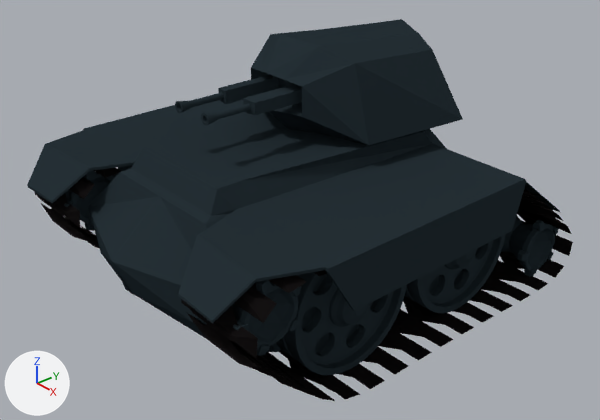
Before and after pictures for a commit that changed the Blender file Assets/BlenderFiles/attempting animations/fixing small tank.blend.
The view is the same before and after, from a 50 mm camera at (8.58, -7.7, 5.4) aimed at (0.11, -0.36, -0.24). The axes (+X, +Y, +Z) are drawn at lower left. The lights are the same throughout.

Names of what the first picture shows: 'Body', 'TrackGears', 'TrackGears.001', 'TrackWheels', 'Turret', 'tracks', 'tracks.001'.
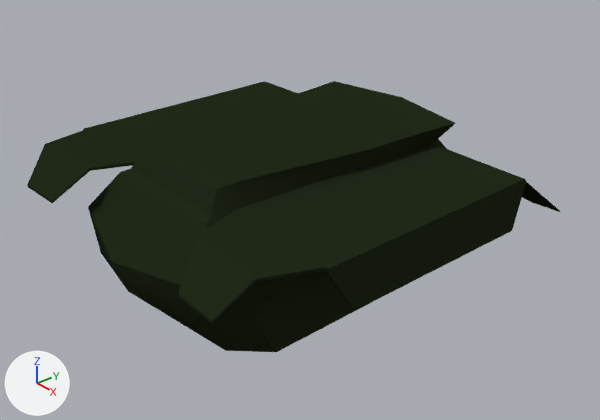
ob_trackcurve_001 is not drawn itself; it is the parent of ob_tracks_001, ob_trackgears_001, ob_trackwheels_001.

Diff of the bpy script that builds the scene:
```diff
--- a/Assets/BlenderFiles/attempting animations/fixing small tank.blend.py
+++ b/Assets/BlenderFiles/attempting animations/fixing small tank.blend.py
@@ mat_tankmetal @@
 mat_tankmetal = diffuse_material('TankMetal')
-mat_tankmetal.base_color = (0.0195, 0.0304, 0.0374)  # dark blue #263136
+mat_tankmetal.base_color = (0.0162, 0.0236, 0.0104)  # black #222a1a
@@ me_cube_003 @@
 # used by ob_turret; location = (0.0, 0.97, 2.32); scale = (1.25, 1.25, 1.25)
-me_cube_003.from_pydata(...)  # 520 vertices, 425 faces; spans x -1.12..1.12, y -2.47..0.77, z -1.29..0.01
+me_cube_003.from_pydata(...)  # 948 vertices, 425 faces; spans x -1.05..1.1, y -2.47..0.82, z -1.29..0.01
+# me_cube_003 part 1: 1 vertex moved from x 0.0, y 0.77, z -0.99 to x 0.0, y 0.82, z -0.99; 3 vertices removed from x -1.12..1.12, y -0.82..0.59, z -1.0; 271 vertices added at x -1.05..1.1, y -1.92..0.82, z -1.29..0.01
+# me_cube_003 part 2: 168 kept faces spanning x -0.44..0.44, y -2.47..0.28, z -1.29..-0.46 are now shaded smooth
 me_cube_003.materials.append(mat_tankmetal)
@@ me_cube @@
-me_cube.from_pydata(...)  # 70 vertices, 63 faces; spans x -0.06..2.83, y -3.51..3.47, z -1.33..1.0
+me_cube.from_pydata(...)  # 84 vertices, 76 faces; spans x 0.0..2.83, y -3.51..3.47, z -1.33..1.0
+# me_cube part 3
+# 13 faces are deleted
+# 4 vertices move from x -0.06..1.24, y -3.28..2.19, z -0.53..1.0 to x 0.0..1.33, y -3.28..1.91, z -0.53..1.0
+# 14 vertices are added at x 0.0..2.83, y -0.06..1.28, z -1.28..1.0
+# 26 new faces join them
+# me_cube part 4: 50 kept faces spanning x 0.0..2.83, y -3.51..3.47, z -1.33..1.0 are now shaded smooth
 me_cube.materials.append(mat_tankmetal)
@@ me_cylinder_003 @@
 me_cylinder_003.from_pydata(...)  # 592 vertices, 400 faces, 8 loose edges; spans x -1.24..1.21, y -1.24..1.13, z -1.17..1.17
 # used by ob_trackgears; parent = ob_trackcurve; location = (2.028, -2.786, 0.097); rotation_euler = (0.0, 1.571, 0.0), in degrees (0, 90, 0); scale = (0.393, 0.393, 0.393)
+# me_cylinder_003 part 5: the whole mesh is scaled about the mesh origin by 0.393
 me_cylinder_003.materials.append(mat_tankmetal)
@@ ob_turret @@
 ob_turret = bpy.data.objects.new('Turret', me_cube_003)
-ob_turret.location = (0.0, 0.97, 2.32)
-ob_turret.scale = (1.25, 1.25, 1.25)
+ob_turret.location = (0.0, 0.0, 0.0)
+ob_turret.hide_viewport = True
@@ ob_trackcurve_001 @@
-ob_trackcurve_001 = bpy.data.objects.new('TrackCurve.001', cu_beziercircle_002)
@@ ob_tracks_001 @@
-ob_tracks_001 = bpy.data.objects.new('tracks.001', me_cube_002)
@@ ob_trackgears_001 @@
-ob_trackgears_001 = bpy.data.objects.new('TrackGears.001', me_cylinder_001)
@@ ob_trackwheels_001 @@
-ob_trackwheels_001 = bpy.data.objects.new('TrackWheels.001', me_cylinder_000)
@@ ob_trackwheels @@
 _m = ob_trackwheels.modifiers.new('Array', 'ARRAY')
 _m.relative_offset_displace = (0.0, 1.1, 0.0)
+ob_trackwheels.hide_set(True)  # its collection is switched off
@@ ob_trackgears @@
 ob_trackgears.rotation_euler = (0.0, 1.571, 0.0)  # degrees (0, 90, 0)
-ob_trackgears.scale = (0.393, 0.393, 0.393)
 _m = ob_trackgears.modifiers.new('Array', 'ARRAY')
@@ ob_trackgears @@
 _m = ob_trackgears.modifiers.new('Array', 'ARRAY')
 _m.relative_offset_displace = (1.15, 5.8, 0.0)
+ob_trackgears.hide_set(True)  # its collection is switched off
@@ ob_tracks @@
 ob_tracks.matrix_parent_inverse = Matrix(((0.731, 0.0, 0.0, -1.483), (0.0, 0.731, 0.0, 2.22), (0.0, 0.0, 0.731, 0.344), (0.0, 0.0, 0.0, 1.0)))
-ob_tracks.location = (2.028, 0.0, 0.0)
+ob_tracks.location = (0.0, 0.0, 0.0)
 _m = ob_tracks.modifiers.new('Array', 'ARRAY')
@@ ob_tracks @@
 _m = ob_tracks.modifiers.new('Curve', 'CURVE')
 _m.object = ob_trackcurve
+ob_tracks.hide_set(True)  # its collection is switched off
```

Boxes [x1, y1, x2, y2] around the edits, measured in the pictures (600 x 420 px):
'Body', recoloured, reshaped (blue to black, 8% taller)
    before: [27, 100, 560, 352]
    after: [27, 81, 560, 352]
'Turret', hidden (blue)
    before: [175, 19, 463, 145]
'tracks', hidden (black)
    before: [181, 189, 573, 401]
'TrackWheels', hidden (black)
    before: [276, 234, 506, 375]
'TrackGears', hidden (black)
    before: [232, 216, 558, 356]
'tracks.001', deleted (black)
    before: [35, 166, 132, 248]
'TrackGears.001', deleted (black)
    before: [64, 170, 119, 231]
'TrackWheels.001', deleted
    before: [118, 166, 131, 173]
part 1 of me_cube_003, built on (black)
    before: [355, 50, 463, 145]
part 2 of me_cube_003, shading changed
    before: [176, 93, 302, 123]
part 3 of me_cube, built on
    before: [84, 100, 526, 352]
    after: [84, 81, 526, 352]
part 4 of me_cube, shading changed
    both: [27, 129, 560, 352]
